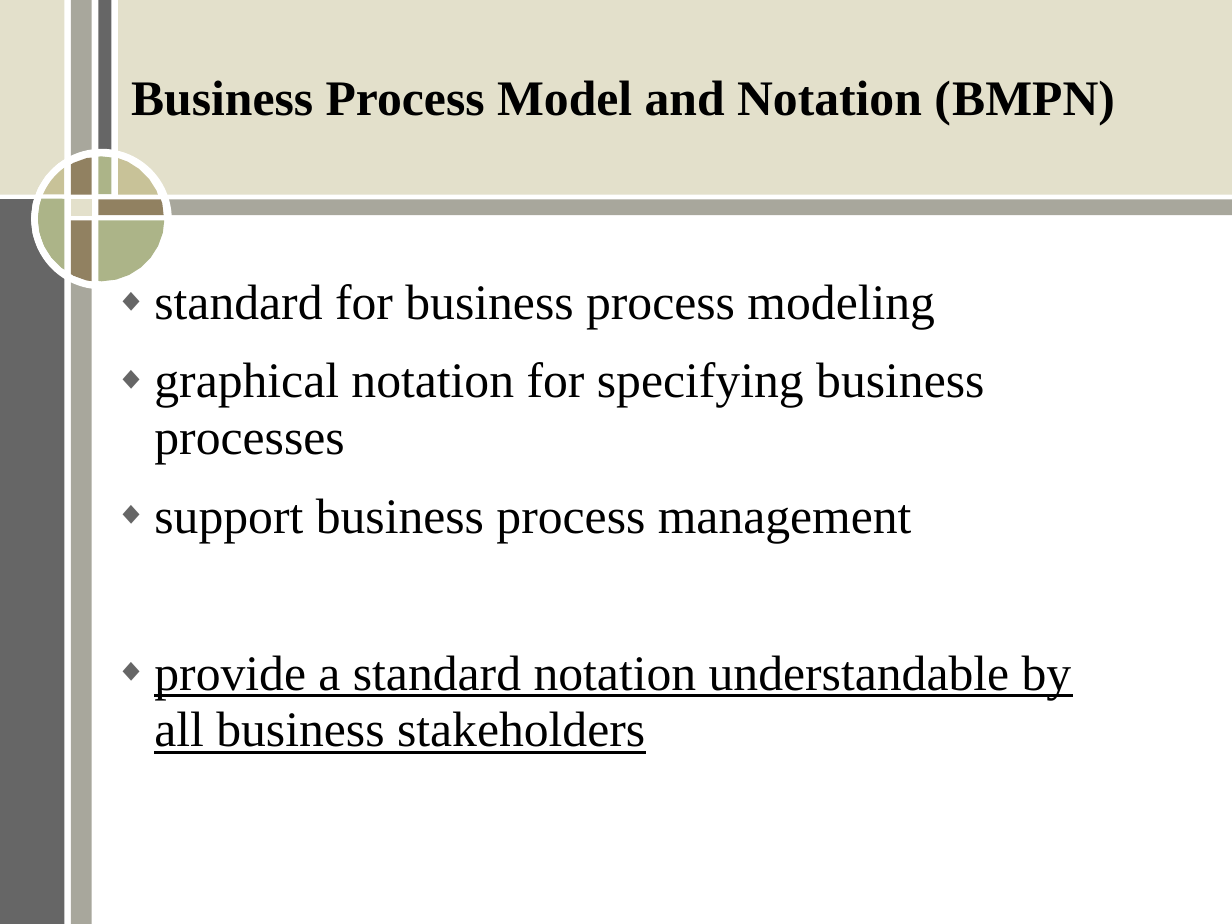
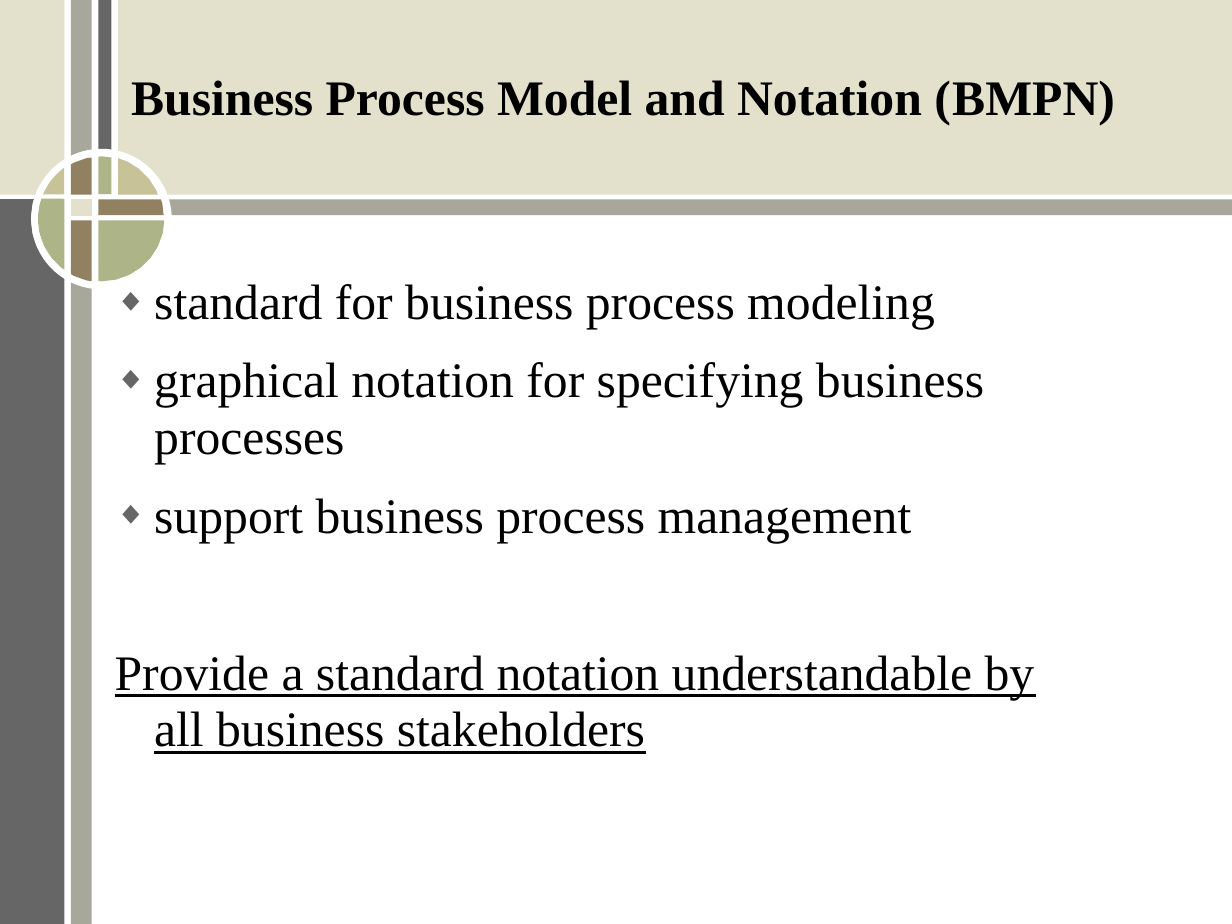
Before and after one commit to ERit/aic_group2_topic1, a slide deck: slide 4 of Stage1.ppt. Drawn at 1232x924 pixels with LibreOffice and Linux fonts; fonts in the diff are those of the drawing. Boxes give left, top, right and bottom in pixels: in the first picture for what was removed or moved away, otherwise in the second. Text is boxed around its words. In the diff, an @@ line names an element or a change of style, - is before the commit and + after.

Commit message:
ppt

```diff
--- a/Stage1.ppt
+++ b/Stage1.ppt
@@ text at bbox=[115, 655, 1035, 754]: text changed @@
-◆ provide a standard notation understandable by all business stakeholders
+Provide a standard notation understandable by all business stakeholders
```
Also in this commit, not shown: 1 other slide changed, 3 slides added, 2 slides removed.
